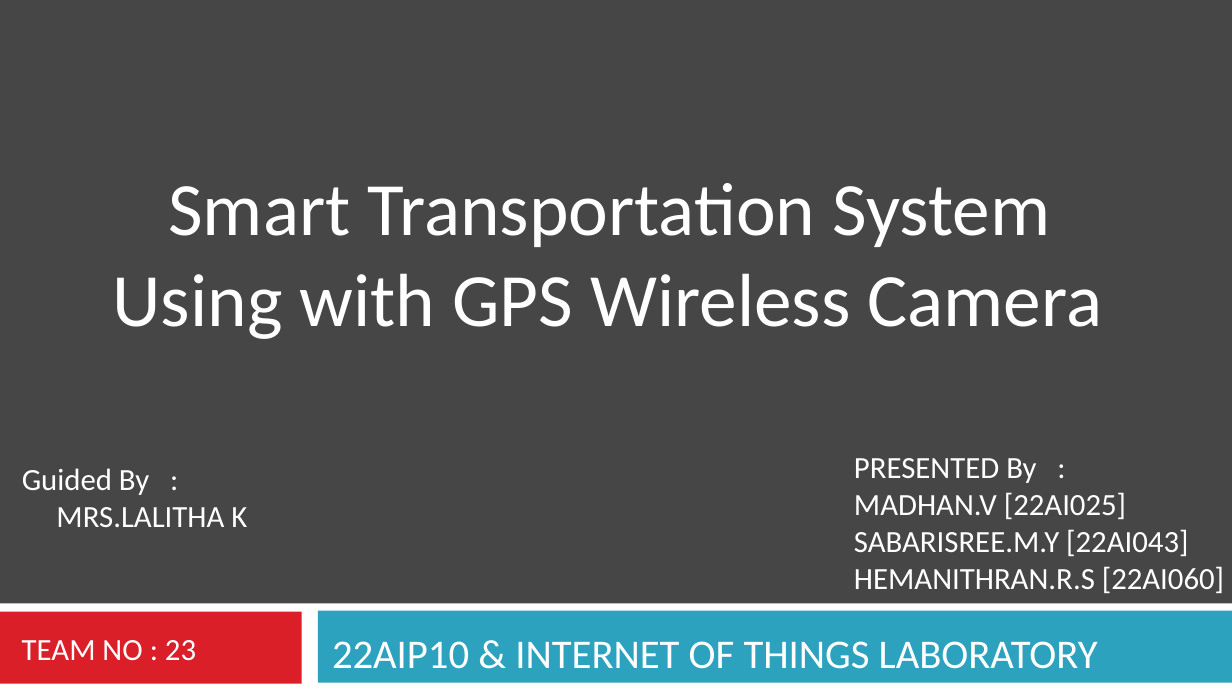
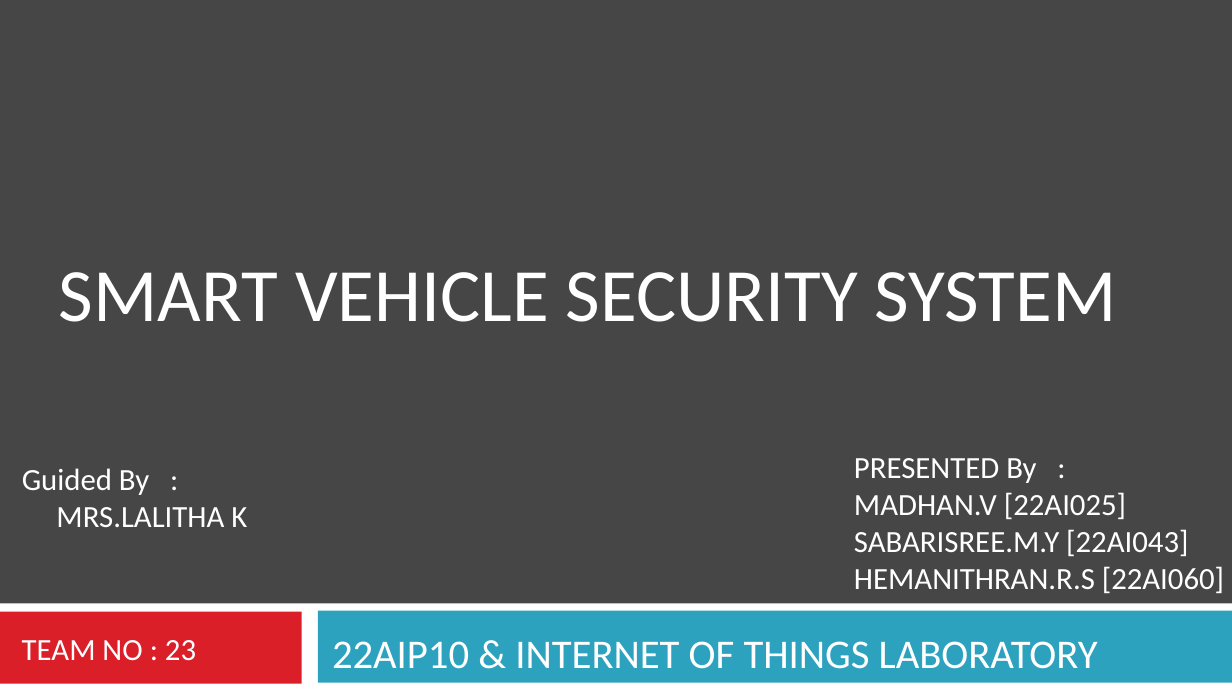
Before and after one commit to manmadhan00/GPS-SYSTEM-, a slide deck: slide 1 of TEAM NO 23.pptx. Drawn at 1232x693 pixels with LibreOffice and Linux fonts; fonts in the diff are those of the drawing. Boxes give left, top, right and bottom in pixels: in the first picture for what was removed or moved away, otherwise in the second. Text is boxed around its words. In the diff, an @@ line names an element or a change of style, - is before the commit and + after.

```diff
--- a/TEAM NO 23.pptx
+++ b/TEAM NO 23.pptx
@@ text at [59, 272, 1117, 322]: text changed @@
-Smart Transportation System Using with GPS Wireless Camera
+SMART VEHICLE SECURITY SYSTEM
```
Also in this commit, not shown: 2 other slides changed, 3 slides added, 1 slide removed.
